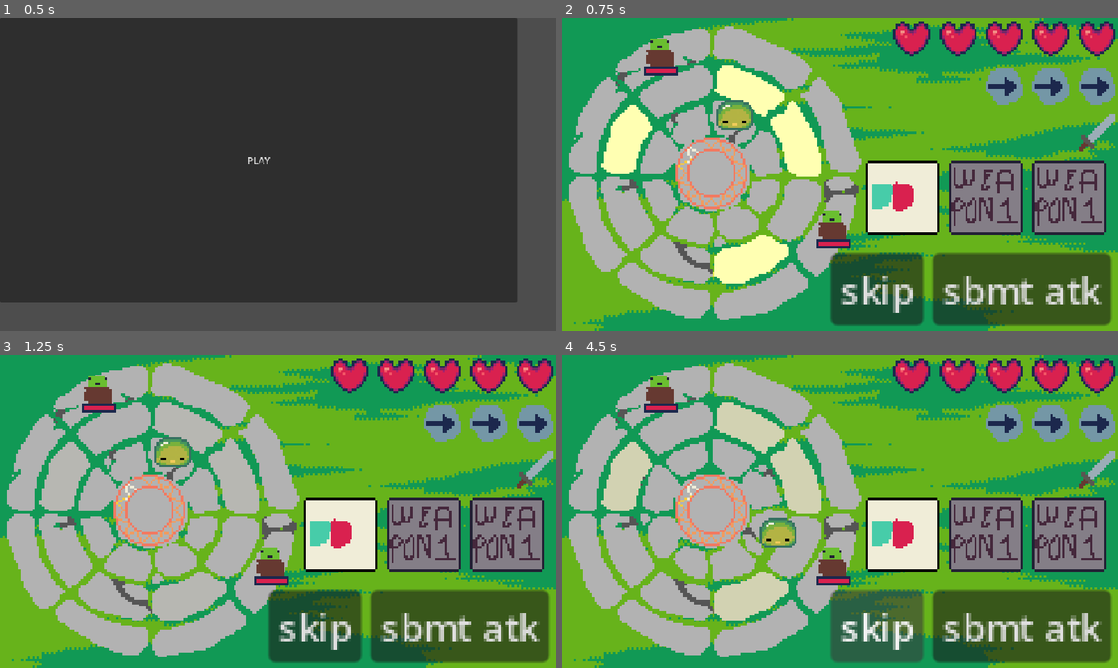
Above: before the commit, frames 1-4 (two rows, left to right).
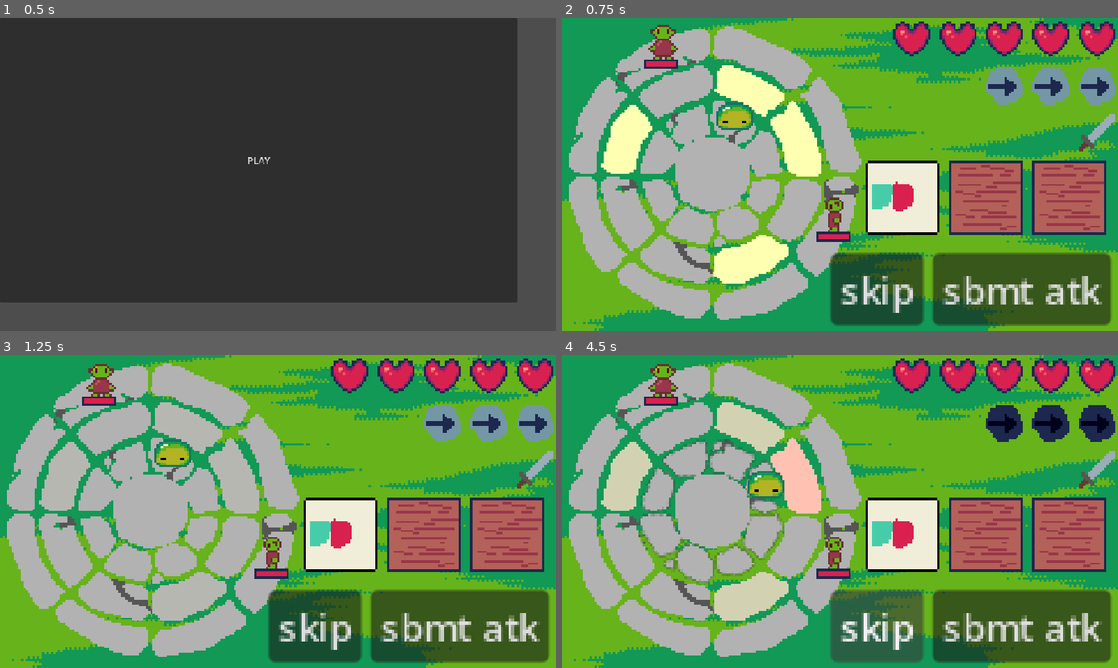
Above: after the commit, the same moments.

Repository: theophylaktos/sanocho-ygda-jam-2026
Game: Godot game, scene res://main_menu/main_menu.tscn
Two runs of this game, one before a commit and one after it. Both use one fixed random seed, a clock stepped at 60 frames per second and the inputs below.
Inputs:
- Up to frame 1 (0.5 s): no input
- Up to frame 2 (0.75 s): click "PLAY" at 0.5 s
- Up to frame 3 (1.25 s): no input
- Up to frame 4 (4.5 s): click "skip" at 1.25 s; click "skip" at 2 s; hold D (ring_right, bound only before the commit) 2.78-3.53 s; tap Space (location) at 2.85, 3.8, 4.35 s; tap R (toggle, bound only before the commit) at 3.05, 3.6 s; hold S (move_down, bound only before the commit) 3.53-4.28 s; hold D (ring_right, bound only before the commit) from 4.28 s (still down)

Frame 1 is identical in both runs. In frame 2, 8.9% of the frame differs, in the area x 14-98%, y 2-74%; in frame 3, 8.8%; in frame 4, 15%, in the area x 13-100%, y 2-74%.

Commit message:
stuff

Diff:
--- a/enemies/enemy.gd
+++ b/enemies/enemy.gd
@@ -10,7 +10,7 @@
 	set(new_value):
 		health = new_value
 		if health_bar != null:
-			health_bar.value = health * 1.0 / max_health
+			health_bar.value = (health * 1.0) / max_health
 
 @export var ring: int
 
--- a/enemies/ghost/ghost.tscn
+++ b/enemies/ghost/ghost.tscn
@@ -314,7 +314,7 @@
 border_width_bottom = 1
 border_color = Color(0.10980392, 0.15686275, 0.3019608, 1)
 
-[node name="Ghost" type="Node2D" unique_id=2112427627 node_paths=PackedStringArray("local", "health_bar")]
+[node name="Ghost" type="Node2D" unique_id=2112427627 node_paths=PackedStringArray("local", "health_bar", "animated_sprite_2d")]
 script = ExtResource("1_4xhpb")
 local = NodePath("Local")
 attacks = Dictionary[String, Array]({
@@ -323,6 +323,7 @@
 max_health = 1
 health = 1
 health_bar = NodePath("Local/HealthBar")
+animated_sprite_2d = NodePath("Local/AnimatedSprite2D")
 
 [node name="Local" type="Node2D" parent="." unique_id=2020720134]
 y_sort_enabled = true
--- a/enemies/goblin/goblin.tscn
+++ b/enemies/goblin/goblin.tscn
@@ -1,20 +1,87 @@
 [gd_scene format=3 uid="uid://2d6hvyas8v7c"]
 
 [ext_resource type="Script" uid="uid://x0dmnaqfrw2c" path="res://enemies/goblin/goblin.gd" id="1_yx8al"]
-[ext_resource type="Texture2D" uid="uid://onov2tvup251" path="res://1 assets/programmer_art/goblin.png" id="2_r03s4"]
+[ext_resource type="Texture2D" uid="uid://bbs3cbw8l742i" path="res://1 assets/art/enemies/goblin/goblin-back.png" id="2_5cujc"]
+[ext_resource type="Texture2D" uid="uid://t2amybk3ebt2" path="res://1 assets/art/enemies/goblin/goblin-front.png" id="3_62ogw"]
+[ext_resource type="Texture2D" uid="uid://b264g0fj7gf3k" path="res://1 assets/art/enemies/goblin/goblin_left.png" id="4_e4xgm"]
+[ext_resource type="Texture2D" uid="uid://bvfmanfqa8ihr" path="res://1 assets/art/enemies/goblin/goblin-side.png" id="5_nh2jo"]
 
-[sub_resource type="AtlasTexture" id="AtlasTexture_nqqj1"]
-atlas = ExtResource("2_r03s4")
+[sub_resource type="AtlasTexture" id="AtlasTexture_2itpt"]
+atlas = ExtResource("2_5cujc")
 region = Rect2(0, 0, 16, 16)
+
+[sub_resource type="AtlasTexture" id="AtlasTexture_b2r11"]
+atlas = ExtResource("2_5cujc")
+region = Rect2(16, 0, 16, 16)
+
+[sub_resource type="AtlasTexture" id="AtlasTexture_mtti1"]
+atlas = ExtResource("3_62ogw")
+region = Rect2(0, 0, 16, 16)
+
+[sub_resource type="AtlasTexture" id="AtlasTexture_ml4r0"]
+atlas = ExtResource("3_62ogw")
+region = Rect2(16, 0, 16, 16)
+
+[sub_resource type="AtlasTexture" id="AtlasTexture_dpup7"]
+atlas = ExtResource("4_e4xgm")
+region = Rect2(0, 0, 16, 16)
+
+[sub_resource type="AtlasTexture" id="AtlasTexture_yog07"]
+atlas = ExtResource("4_e4xgm")
+region = Rect2(16, 0, 16, 16)
+
+[sub_resource type="AtlasTexture" id="AtlasTexture_yp0bf"]
+atlas = ExtResource("5_nh2jo")
+region = Rect2(0, 0, 16, 16)
+
+[sub_resource type="AtlasTexture" id="AtlasTexture_a1dmc"]
+atlas = ExtResource("5_nh2jo")
+region = Rect2(16, 0, 16, 16)
 
 [sub_resource type="SpriteFrames" id="SpriteFrames_p0yn0"]
 animations = [{
 "frames": [{
 "duration": 1.0,
-"texture": SubResource("AtlasTexture_nqqj1")
+"texture": SubResource("AtlasTexture_2itpt")
+}, {
+"duration": 1.0,
+"texture": SubResource("AtlasTexture_b2r11")
 }],
 "loop": 1,
-"name": &"default",
+"name": &"idle_back",
+"speed": 5.0
+}, {
+"frames": [{
+"duration": 1.0,
+"texture": SubResource("AtlasTexture_mtti1")
+}, {
+"duration": 1.0,
+"texture": SubResource("AtlasTexture_ml4r0")
+}],
+"loop": 1,
+"name": &"idle_front",
+"speed": 5.0
+}, {
+"frames": [{
+"duration": 1.0,
+"texture": SubResource("AtlasTexture_dpup7")
+}, {
+"duration": 1.0,
+"texture": SubResource("AtlasTexture_yog07")
+}],
+"loop": 1,
+"name": &"idle_left",
+"speed": 5.0
+}, {
+"frames": [{
+"duration": 1.0,
+"texture": SubResource("AtlasTexture_yp0bf")
+}, {
+"duration": 1.0,
+"texture": SubResource("AtlasTexture_a1dmc")
+}],
+"loop": 1,
+"name": &"idle_right",
 "speed": 5.0
 }]
 
@@ -34,27 +101,30 @@
 border_width_bottom = 1
 border_color = Color(0.10980392, 0.15686275, 0.3019608, 1)
 
-[node name="Goblin" type="Node2D" unique_id=550289069 node_paths=PackedStringArray("local", "health_bar")]
+[node name="Goblin" type="Node2D" unique_id=550289069 node_paths=PackedStringArray("local", "health_bar", "animated_sprite_2d")]
 script = ExtResource("1_yx8al")
 local = NodePath("Node2D")
 attacks = Dictionary[String, Array]({
 "attack": [Vector2i(1, 1), Vector2i(1, -1), Vector2i(-1, -1), Vector2i(-1, 1)]
 })
-max_health = 3
-health = 3
+max_health = 2
+health = 2
 health_bar = NodePath("Node2D/HealthBar")
+animated_sprite_2d = NodePath("Node2D/AnimatedSprite2D")
 
 [node name="Node2D" type="Node2D" parent="." unique_id=254523115]
 y_sort_enabled = true
 
 [node name="AnimatedSprite2D" type="AnimatedSprite2D" parent="Node2D" unique_id=121862124]
+position = Vector2(0, -4)
 sprite_frames = SubResource("SpriteFrames_p0yn0")
+animation = &"idle_left"
 
 [node name="HealthBar" type="ProgressBar" parent="Node2D" unique_id=201845594]
 offset_left = -8.0
-offset_top = 6.0
+offset_top = 3.0
 offset_right = 7.0
-offset_bottom = 10.0
+offset_bottom = 7.0
 theme_override_styles/background = SubResource("StyleBoxFlat_r03s4")
 theme_override_styles/fill = SubResource("StyleBoxFlat_nqqj1")
 max_value = 1.0
--- a/enemies/golem/golem.tscn
+++ b/enemies/golem/golem.tscn
@@ -30,7 +30,7 @@
 border_width_bottom = 1
 border_color = Color(0.10980392, 0.15686275, 0.3019608, 1)
 
-[node name="Golem" type="Node2D" unique_id=598334917 node_paths=PackedStringArray("local", "health_bar")]
+[node name="Golem" type="Node2D" unique_id=598334917 node_paths=PackedStringArray("local", "health_bar", "animated_sprite_2d")]
 script = ExtResource("1_mkirv")
 local = NodePath("Local")
 attacks = Dictionary[String, Array]({
@@ -39,6 +39,7 @@
 max_health = 2
 health = 2
 health_bar = NodePath("Local/HealthBar")
+animated_sprite_2d = NodePath("Local/AnimatedSprite2D")
 
 [node name="Local" type="Node2D" parent="." unique_id=1118463028]
 
--- a/enemies/snake/snake.tscn
+++ b/enemies/snake/snake.tscn
@@ -30,7 +30,7 @@
 border_width_bottom = 1
 border_color = Color(0.10980392, 0.15686275, 0.3019608, 1)
 
-[node name="Snake" type="Node2D" unique_id=2144745896 node_paths=PackedStringArray("local", "health_bar")]
+[node name="Snake" type="Node2D" unique_id=2144745896 node_paths=PackedStringArray("local", "health_bar", "animated_sprite_2d")]
 script = ExtResource("1_akjkm")
 local = NodePath("Local")
 attacks = Dictionary[String, Array]({
@@ -39,6 +39,7 @@
 max_health = 2
 health = 2
 health_bar = NodePath("Local/HealthBar")
+animated_sprite_2d = NodePath("Local/AnimatedSprite2D")
 
 [node name="Local" type="Node2D" parent="." unique_id=1994054727]
 
--- a/globals/game_state/game_state.gd
+++ b/globals/game_state/game_state.gd
@@ -36,7 +36,7 @@
 		health_left_changed.emit()
 
 signal max_moves_changed
-@export var max_moves = 100:
+@export var max_moves = 3:
 	set(new_value):
 		max_moves = new_value
 		max_moves_changed.emit()
--- a/globals/round_manager/round_manager.gd
+++ b/globals/round_manager/round_manager.gd
@@ -8,6 +8,8 @@
 
 @export var starting_position: Vector2i = Vector2i(2, 6)
 
+signal round_completed
+
 func change_scene_to_menu():
 	get_tree().change_scene_to_file("uid://clc5dgdphsk57")
 
@@ -15,7 +17,8 @@
 	get_tree().change_scene_to_file("uid://j0l0agjlk84b")
 
 func change_scene_to_shop():
-	await get_tree().create_timer(2).timeout
+	round_completed.emit()
+	await get_tree().create_timer(5).timeout
 	get_tree().change_scene_to_file("uid://iy5jea5tf8ka")
 
 func start_round():
--- a/main/main.gd
+++ b/main/main.gd
@@ -3,3 +3,10 @@
 func _ready() -> void:
 	GameState.enemies_folder = $Enemies
 	RoundManager.start_round()
+	%CompletionCircle.visible = false
+	RoundManager.round_completed.connect(_completion_circle)
+
+func _completion_circle():
+	%CompletionCircle.visible = true
+	%CompletionCircle.frame = 0
+	%CompletionCircle.play("default")
--- a/main/main.tscn
+++ b/main/main.tscn
@@ -8,8 +8,8 @@
 [ext_resource type="Script" uid="uid://dy8kdfo4ueb6i" path="res://main/ui.gd" id="5_67ri8"]
 [ext_resource type="Texture2D" uid="uid://b5m36i1cyrvs8" path="res://1 assets/art/ui/health.png" id="6_0i4oc"]
 [ext_resource type="Texture2D" uid="uid://68rolvwokb64" path="res://1 assets/programmer_art/attack_icon.png" id="6_67ri8"]
-[ext_resource type="Texture2D" uid="uid://c47eqkwck28ja" path="res://1 assets/programmer_art/weapon_one_icon.png" id="9_0i4oc"]
 [ext_resource type="Shader" uid="uid://d27onf0kabegd" path="res://main/testpixelation.gdshader" id="9_grrlh"]
+[ext_resource type="Texture2D" uid="uid://bv8e603s65b52" path="res://1 assets/programmer_art/upgrade_background.png" id="10_fwcvl"]
 [ext_resource type="Texture2D" uid="uid://r2mwjwph5k0k" path="res://1 assets/art/ring_segments/center_rock.png" id="11_fwcvl"]
 [ext_resource type="Texture2D" uid="uid://rn3ykanp3jnl" path="res://1 assets/art/completion_circle/completion_circle.png" id="12_na0o7"]
 
@@ -315,17 +315,17 @@
 [node name="Weapon1Button" type="TextureButton" parent="UI/MarginContainer/RightSide/Middle/MarginContainer/HBoxContainer" unique_id=1925779258]
 unique_name_in_owner = true
 layout_mode = 2
-texture_normal = ExtResource("9_0i4oc")
+texture_normal = ExtResource("10_fwcvl")
 
 [node name="Weapon2Button" type="TextureButton" parent="UI/MarginContainer/RightSide/Middle/MarginContainer/HBoxContainer" unique_id=14622135]
 unique_name_in_owner = true
 layout_mode = 2
-texture_normal = ExtResource("9_0i4oc")
+texture_normal = ExtResource("10_fwcvl")
 
 [node name="Weapon3Button" type="TextureButton" parent="UI/MarginContainer/RightSide/Middle/MarginContainer/HBoxContainer" unique_id=19525765]
 unique_name_in_owner = true
 layout_mode = 2
-texture_normal = ExtResource("9_0i4oc")
+texture_normal = ExtResource("10_fwcvl")
 
 [node name="Bottom" type="HBoxContainer" parent="UI/MarginContainer/RightSide" unique_id=952358066]
 layout_mode = 2
@@ -361,6 +361,7 @@
 texture = ExtResource("11_fwcvl")
 
 [node name="CompletionCircle" type="AnimatedSprite2D" parent="." unique_id=438709985]
+unique_name_in_owner = true
 position = Vector2(-55, 0)
 sprite_frames = SubResource("SpriteFrames_7bva4")
 frame = 17
--- a/main/ui.gd
+++ b/main/ui.gd
@@ -37,8 +37,7 @@
 		for child in %Moves.get_children():
 			child.texture = move_icon
 	if GameState.moves_left < GameState.max_moves:
-		pass
-		#%Moves.get_child(GameState.max_moves - GameState.moves_left - 1).texture = move_icon_used
+		%Moves.get_child(GameState.max_moves - GameState.moves_left - 1).texture = move_icon_used
 	if GameState.moves_left == 0:
 		RoundManager.start_attack_phase()
 
@@ -58,7 +57,6 @@
 		GameState.damage_enemies()
 		%Attacks.get_child(GameState.max_attacks - GameState.attacks_left - 1).texture = attack_icon_used
 	if GameState.attacks_left == 0:
-		GameState.damage_enemies()
 		RoundManager.start_enemy_attack_phase()
 
 func _change_max_attacks():
@@ -99,7 +97,6 @@
 func _on_weapon_1_button_pressed() -> void:
 	pass # Replace with function body.
 
-
 func _on_weapon_2_button_pressed() -> void:
 	pass # Replace with function body.
 
--- a/player/player.gd
+++ b/player/player.gd
@@ -39,7 +39,7 @@
 	if GameState.rotating == true:
 		return
 
-	if Input.is_action_just_pressed("ring_left"):
+	if Input.is_action_just_pressed("left"):
 		selected_direction = "A"
 
 		if RoundManager.current_phase == "PlayerAttack":
@@ -49,24 +49,16 @@
 			if GameState.moves_left <= 0:
 				return
 
-			GameState.moves_left -= 1
-			if direction == "Right":
-				_move_in()
-			if direction == "Down":
-				_rotate_ring(1)
-			if direction == "Left":
-				_move_out()
-			if direction == "Up":
-				_rotate_ring(-1)
-			#match ring:
-				#0:
-					#GameState.rotate_ring(0, %Level.ring_zero, -1, SPEED)
-				#1:
-					#GameState.rotate_ring(1, %Level.ring_one, -1, SPEED)
-				#2:
-					#GameState.rotate_ring(2, %Level.ring_two, -1, SPEED)
-
-	if Input.is_action_just_pressed("ring_right"):
+			if direction == "Right":
+				_move_in()
+			if direction == "Down":
+				_rotate_ring(1)
+			if direction == "Left":
+				_move_out()
+			if direction == "Up":
+				_rotate_ring(-1)
+
+	if Input.is_action_just_pressed("right"):
 		selected_direction = "D"
 		if RoundManager.current_phase == "PlayerAttack":
 			toggle()
@@ -75,68 +67,53 @@
 			if GameState.moves_left <= 0:
 				return
 
-			GameState.moves_left -= 1
-			if direction == "Right":
-				_move_out()
-			if direction == "Down":
-				_rotate_ring(-1)
-			if direction == "Left":
-				_move_in()
-			if direction == "Up":
-				_rotate_ring(1)
-			#match ring:
-				#0:
-					#GameState.rotate_ring(0, %Level.ring_zero, 1, SPEED)
-				#1:
-					#GameState.rotate_ring(1, %Level.ring_one, 1, SPEED)
-				#2:
-					#GameState.rotate_ring(2, %Level.ring_two, 1, SPEED)
-
-	if Input.is_action_just_pressed("move_up"):
+			if direction == "Right":
+				_move_out()
+			if direction == "Down":
+				_rotate_ring(-1)
+			if direction == "Left":
+				_move_in()
+			if direction == "Up":
+				_rotate_ring(1)
+
+	if Input.is_action_just_pressed("up"):
 		selected_direction = "W"
 		if RoundManager.current_phase == "PlayerAttack":
 			toggle()
 
 		if RoundManager.current_phase == "Move":
-			if direction == "Right":
-				_rotate_ring(-1)
-			if direction == "Down":
-				_move_in()
-			if direction == "Left":
-				_rotate_ring(1)
-			if direction == "Up":
-				_move_out()
-			#if abs(degree) % 8 < 4:
-				#_move_in()
-			#else:
-				#_move_out()
-
-
-	if Input.is_action_just_pressed("move_down"):
+			if GameState.moves_left <= 0:
+				return
+
+			if direction == "Right":
+				_rotate_ring(-1)
+			if direction == "Down":
+				_move_in()
+			if direction == "Left":
+				_rotate_ring(1)
+			if direction == "Up":
+				_move_out()
+
+	if Input.is_action_just_pressed("down"):
 		selected_direction = "S"
 		if RoundManager.current_phase == "PlayerAttack":
 			toggle()
 
 		if RoundManager.current_phase == "Move":
-			if direction == "Right":
-				_rotate_ring(1)
-			if direction == "Down":
-				_move_out()
-			if direction == "Left":
-				_rotate_ring(-1)
-			if direction == "Up":
-				_move_in()
-
-			#if abs(degree) % 8 < 4:
-				#_move_out()
-			#else:
-				#_move_in()
-
-
-	if Input.is_action_just_pressed("toggle"):
-		toggle()
+			if GameState.moves_left <= 0:
+				return
+
+			if direction == "Right":
+				_rotate_ring(1)
+			if direction == "Down":
+				_move_out()
+			if direction == "Left":
+				_rotate_ring(-1)
+			if direction == "Up":
+				_move_in()
 
 func _rotate_ring(amount: int):
+	GameState.moves_left -= 1
 	match ring:
 		0:
 			GameState.rotate_ring(0, %Level.ring_zero, amount, SPEED)
@@ -222,8 +199,6 @@
 		return
 	if GameState.object_locations[ring + 1][degree] != null:
 		return
-	if GameState.moves_left <= 0:
-		return
 
 	GameState.moves_left -= 1
 	GameState.clear_select_ring(ring)
@@ -236,8 +211,6 @@
 		return
 	if GameState.object_locations[ring - 1][degree] != null:
 		return
-	if GameState.moves_left <= 0:
-		return
 
 	GameState.moves_left -= 1
 	GameState.clear_select_ring(ring)
--- a/player/player.tscn
+++ b/player/player.tscn
@@ -1,7 +1,215 @@
 [gd_scene format=3 uid="uid://m2cldvo15avu"]
 
 [ext_resource type="Script" uid="uid://br3436ss5tv3p" path="res://player/player.gd" id="1_pjt0s"]
-[ext_resource type="Texture2D" uid="uid://bc0kvd3ohhsb5" path="res://1 assets/programmer_art/player.png" id="2_rkbax"]
+[ext_resource type="Texture2D" uid="uid://dy4c8st6ggyt5" path="res://1 assets/art/player/player_attack_basic.png" id="2_qjkh3"]
+[ext_resource type="Texture2D" uid="uid://bwwbcf480p3oa" path="res://1 assets/art/player/player_idle_TEMP.png" id="3_g6k8r"]
+[ext_resource type="Texture2D" uid="uid://dvhx1oliupbum" path="res://1 assets/art/player/player_move_phase_idle.png" id="4_boad6"]
+[ext_resource type="Texture2D" uid="uid://8cupxea2dx8q" path="res://1 assets/art/player/player_move_phase_start.png" id="5_rgyib"]
+
+[sub_resource type="AtlasTexture" id="AtlasTexture_hg6s5"]
+atlas = ExtResource("2_qjkh3")
+region = Rect2(0, 0, 16, 16)
+
+[sub_resource type="AtlasTexture" id="AtlasTexture_8t03j"]
+atlas = ExtResource("2_qjkh3")
+region = Rect2(16, 0, 16, 16)
+
+[sub_resource type="AtlasTexture" id="AtlasTexture_2ieo8"]
+atlas = ExtResource("2_qjkh3")
+region = Rect2(32, 0, 16, 16)
+
+[sub_resource type="AtlasTexture" id="AtlasTexture_ebec5"]
+atlas = ExtResource("2_qjkh3")
+region = Rect2(0, 16, 16, 16)
+
+[sub_resource type="AtlasTexture" id="AtlasTexture_yllr7"]
+atlas = ExtResource("2_qjkh3")
+region = Rect2(16, 16, 16, 16)
+
+[sub_resource type="AtlasTexture" id="AtlasTexture_kb6p2"]
+atlas = ExtResource("2_qjkh3")
+region = Rect2(32, 16, 16, 16)
+
+[sub_resource type="AtlasTexture" id="AtlasTexture_wodsf"]
+atlas = ExtResource("2_qjkh3")
+region = Rect2(0, 32, 16, 16)
+
+[sub_resource type="AtlasTexture" id="AtlasTexture_32hag"]
+atlas = ExtResource("2_qjkh3")
+region = Rect2(16, 32, 16, 16)
+
+[sub_resource type="AtlasTexture" id="AtlasTexture_tqiix"]
+atlas = ExtResource("3_g6k8r")
+region = Rect2(0, 0, 16, 16)
+
+[sub_resource type="AtlasTexture" id="AtlasTexture_e7oew"]
+atlas = ExtResource("3_g6k8r")
+region = Rect2(16, 0, 16, 16)
+
+[sub_resource type="AtlasTexture" id="AtlasTexture_c35mf"]
+atlas = ExtResource("3_g6k8r")
+region = Rect2(0, 16, 16, 16)
+
+[sub_resource type="AtlasTexture" id="AtlasTexture_65viv"]
+atlas = ExtResource("3_g6k8r")
+region = Rect2(16, 16, 16, 16)
+
+[sub_resource type="AtlasTexture" id="AtlasTexture_x7c3f"]
+atlas = ExtResource("4_boad6")
+region = Rect2(0, 0, 16, 16)
+
+[sub_resource type="AtlasTexture" id="AtlasTexture_bjvpn"]
+atlas = ExtResource("4_boad6")
+region = Rect2(16, 0, 16, 16)
+
+[sub_resource type="AtlasTexture" id="AtlasTexture_s7qer"]
+atlas = ExtResource("4_boad6")
+region = Rect2(0, 16, 16, 16)
+
+[sub_resource type="AtlasTexture" id="AtlasTexture_g4c7l"]
+atlas = ExtResource("4_boad6")
+region = Rect2(16, 16, 16, 16)
+
+[sub_resource type="AtlasTexture" id="AtlasTexture_knn7v"]
+atlas = ExtResource("5_rgyib")
+region = Rect2(0, 0, 16, 16)
+
+[sub_resource type="AtlasTexture" id="AtlasTexture_7pqkx"]
+atlas = ExtResource("5_rgyib")
+region = Rect2(16, 0, 16, 16)
+
+[sub_resource type="AtlasTexture" id="AtlasTexture_uw77l"]
+atlas = ExtResource("5_rgyib")
+region = Rect2(32, 0, 16, 16)
+
+[sub_resource type="AtlasTexture" id="AtlasTexture_rptt4"]
+atlas = ExtResource("5_rgyib")
+region = Rect2(0, 16, 16, 16)
+
+[sub_resource type="AtlasTexture" id="AtlasTexture_r7pn3"]
+atlas = ExtResource("5_rgyib")
+region = Rect2(16, 16, 16, 16)
+
+[sub_resource type="AtlasTexture" id="AtlasTexture_b8hi5"]
+atlas = ExtResource("5_rgyib")
+region = Rect2(32, 16, 16, 16)
+
+[sub_resource type="AtlasTexture" id="AtlasTexture_2uvqg"]
+atlas = ExtResource("5_rgyib")
+region = Rect2(0, 32, 16, 16)
+
+[sub_resource type="AtlasTexture" id="AtlasTexture_1s1yo"]
+atlas = ExtResource("5_rgyib")
+region = Rect2(16, 32, 16, 16)
+
+[sub_resource type="AtlasTexture" id="AtlasTexture_5ejfk"]
+atlas = ExtResource("5_rgyib")
+region = Rect2(32, 32, 16, 16)
+
+[sub_resource type="AtlasTexture" id="AtlasTexture_jd2rm"]
+atlas = ExtResource("5_rgyib")
+region = Rect2(0, 48, 16, 16)
+
+[sub_resource type="SpriteFrames" id="SpriteFrames_7bva4"]
+animations = [{
+"frames": [{
+"duration": 1.0,
+"texture": SubResource("AtlasTexture_hg6s5")
+}, {
+"duration": 1.0,
+"texture": SubResource("AtlasTexture_8t03j")
+}, {
+"duration": 1.0,
+"texture": SubResource("AtlasTexture_2ieo8")
+}, {
+"duration": 1.0,
+"texture": SubResource("AtlasTexture_ebec5")
+}, {
+"duration": 1.0,
+"texture": SubResource("AtlasTexture_yllr7")
+}, {
+"duration": 1.0,
+"texture": SubResource("AtlasTexture_kb6p2")
+}, {
+"duration": 1.0,
+"texture": SubResource("AtlasTexture_wodsf")
+}, {
+"duration": 1.0,
+"texture": SubResource("AtlasTexture_32hag")
+}],
+"loop": 0,
+"name": &"attack_front",
+"speed": 5.0
+}, {
+"frames": [{
+"duration": 1.0,
+"texture": SubResource("AtlasTexture_tqiix")
+}, {
+"duration": 1.0,
+"texture": SubResource("AtlasTexture_e7oew")
+}, {
+"duration": 1.0,
+"texture": SubResource("AtlasTexture_c35mf")
+}, {
+"duration": 1.0,
+"texture": SubResource("AtlasTexture_65viv")
+}],
+"loop": 1,
+"name": &"idle_front",
+"speed": 5.0
+}, {
+"frames": [{
+"duration": 1.0,
+"texture": SubResource("AtlasTexture_x7c3f")
+}, {
+"duration": 1.0,
+"texture": SubResource("AtlasTexture_bjvpn")
+}, {
+"duration": 1.0,
+"texture": SubResource("AtlasTexture_s7qer")
+}, {
+"duration": 1.0,
+"texture": SubResource("AtlasTexture_g4c7l")
+}],
+"loop": 1,
+"name": &"move_phase_idle_front",
+"speed": 5.0
+}, {
+"frames": [{
+"duration": 1.0,
+"texture": SubResource("AtlasTexture_knn7v")
+}, {
+"duration": 1.0,
+"texture": SubResource("AtlasTexture_7pqkx")
+}, {
+"duration": 1.0,
+"texture": SubResource("AtlasTexture_uw77l")
+}, {
+"duration": 1.0,
+"texture": SubResource("AtlasTexture_rptt4")
+}, {
+"duration": 1.0,
+"texture": SubResource("AtlasTexture_r7pn3")
+}, {
+"duration": 1.0,
+"texture": SubResource("AtlasTexture_b8hi5")
+}, {
+"duration": 1.0,
+"texture": SubResource("AtlasTexture_2uvqg")
+}, {
+"duration": 1.0,
+"texture": SubResource("AtlasTexture_1s1yo")
+}, {
+"duration": 1.0,
+"texture": SubResource("AtlasTexture_5ejfk")
+}, {
+"duration": 1.0,
+"texture": SubResource("AtlasTexture_jd2rm")
+}],
+"loop": 0,
+"name": &"move_phase_start_front",
+"speed": 5.0
+}]
 
 [node name="Player" type="Node2D" unique_id=2070042470 node_paths=PackedStringArray("local")]
 script = ExtResource("1_pjt0s")
@@ -11,6 +219,7 @@
 y_sort_enabled = true
 position = Vector2(41, 0)
 
-[node name="Sprite2D" type="Sprite2D" parent="Local" unique_id=739250406]
+[node name="AnimatedSprite2D" type="AnimatedSprite2D" parent="Local" unique_id=1847828543]
 position = Vector2(0, -4)
-texture = ExtResource("2_rkbax")
+sprite_frames = SubResource("SpriteFrames_7bva4")
+animation = &"move_phase_start_front"
--- a/project.godot
+++ b/project.godot
@@ -31,24 +31,22 @@
 
 [input]
 
-ring_left={
+left={
 "deadzone": 0.2,
-"events": [Object(InputEventKey,"resource_local_to_scene":fa …(140 unchanged characters)… d":false,"keycode":0,"physical_keycode":81,"key_label":0,"unicode":113,"location":0,"echo":false,"script":null)
-, Object(InputEventKey,"resource_local_to_scene":false,"resource_name":"","device":-1,"window_id":0,"alt_pressed":false,"shift_pressed":false,"ctrl_pressed":false,"meta_pressed":false,"pressed":false,"keycode":0,"physical_keycode":65,"key_label":0,"unicode":97,"location":0,"echo":false,"script":null)
+"events": [Object(InputEventKey,"resource_local_to_scene":fa …(140 unchanged characters)… d":false,"keycode":0,"physical_keycode":65,"key_label":0,"unicode":97,"location":0,"echo":false,"script":null)
 ]
 }
-ring_right={
+right={
 "deadzone": 0.2,
 "events": [Object(InputEventKey,"resource_local_to_scene":false,"resource_name":"","device":-1,"window_id":0,"alt_press …(192 unchanged characters)…
-, Object(InputEventKey,"resource_local_to_scene":false,"resource_name":"","device":-1,"window_id":0,"alt_pressed":false,"shift_pressed":false,"ctrl_pressed":false,"meta_pressed":false,"pressed":false,"keycode":0,"physical_keycode":69,"key_label":0,"unicode":101,"location":0,"echo":false,"script":null)
 ]
 }
-move_up={
+up={
 "deadzone": 0.2,
 "events": [Object(InputEventKey,"resource_local_to_scene":false,"resource_name":"","device":-1,"window_id":0,"alt_press …(192 unchanged characters)…
 ]
 }
-move_down={
+down={
 "deadzone": 0.2,
 "events": [Object(InputEventKey,"resource_local_to_scene":false,"resource_name":"","device":-1,"window_id":0,"alt_press …(192 unchanged characters)…
 ]
@@ -57,20 +55,6 @@
 "deadzone": 0.2,
 "events": [Object(InputEventKey,"resource_local_to_scene":false,"resource_name":"","device":-1,"window_id":0,"alt_press …(191 unchanged characters)…
 ]
-}
-toggle={
-"deadzone": 0.2,
-"events": [Object(InputEventKey,"resource_local_to_scene":false,"resource_name":"","device":-1,"window_id":0,"alt_pressed":false,"shift_pressed":false,"ctrl_pressed":false,"meta_pressed":false,"pressed":false,"keycode":0,"physical_keycode":82,"key_label":0,"unicode":114,"location":0,"echo":false,"script":null)
-]
-}
-start={
-"deadzone": 0.2,
-"events": [Object(InputEventKey,"resource_local_to_scene":false,"resource_name":"","device":-1,"window_id":0,"alt_pressed":false,"shift_pressed":false,"ctrl_pressed":false,"meta_pressed":false,"pressed":false,"keycode":0,"physical_keycode":4194309,"key_label":0,"unicode":0,"location":0,"echo":false,"script":null)
-]
-}
-clear={
-"deadzone": 0.2,
-"events": []
 }
 
 [physics]
Binary file added: 1 assets/art/enemies/goblin/goblin_left.png
Not shown, added: 1 assets/art/enemies/goblin/goblin_left.png.import
Binary file added: 1 assets/art/player/player_attack_basic.png
Not shown, added: 1 assets/art/player/player_attack_basic.png.import
Binary file added: 1 assets/art/player/player_idle_TEMP.png
Not shown, added: 1 assets/art/player/player_idle_TEMP.png.import
Binary file added: 1 assets/art/player/player_move_phase_idle.png
Not shown, added: 1 assets/art/player/player_move_phase_idle.png.import
Binary file added: 1 assets/art/player/player_move_phase_start.png
Not shown, added: 1 assets/art/player/player_move_phase_start.png.import
